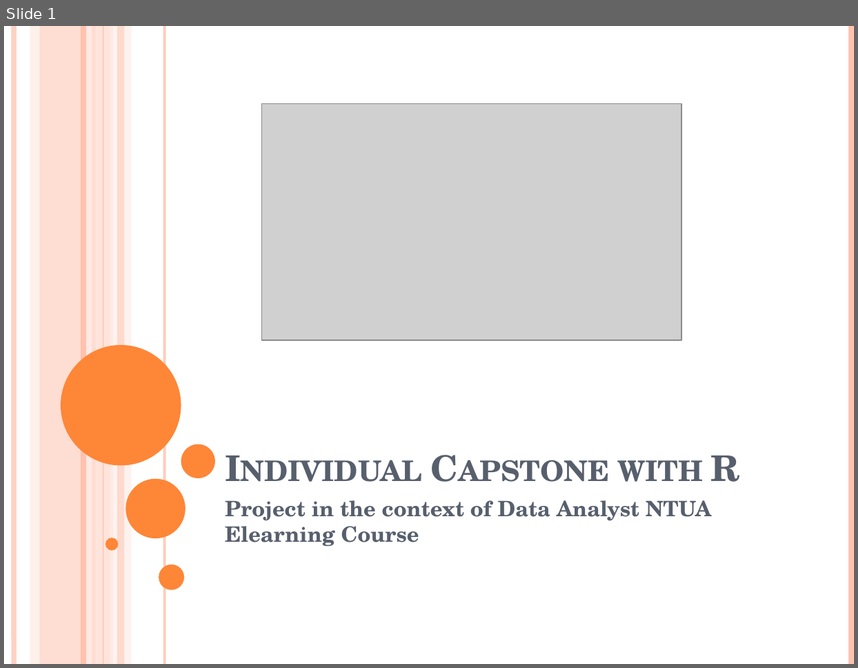
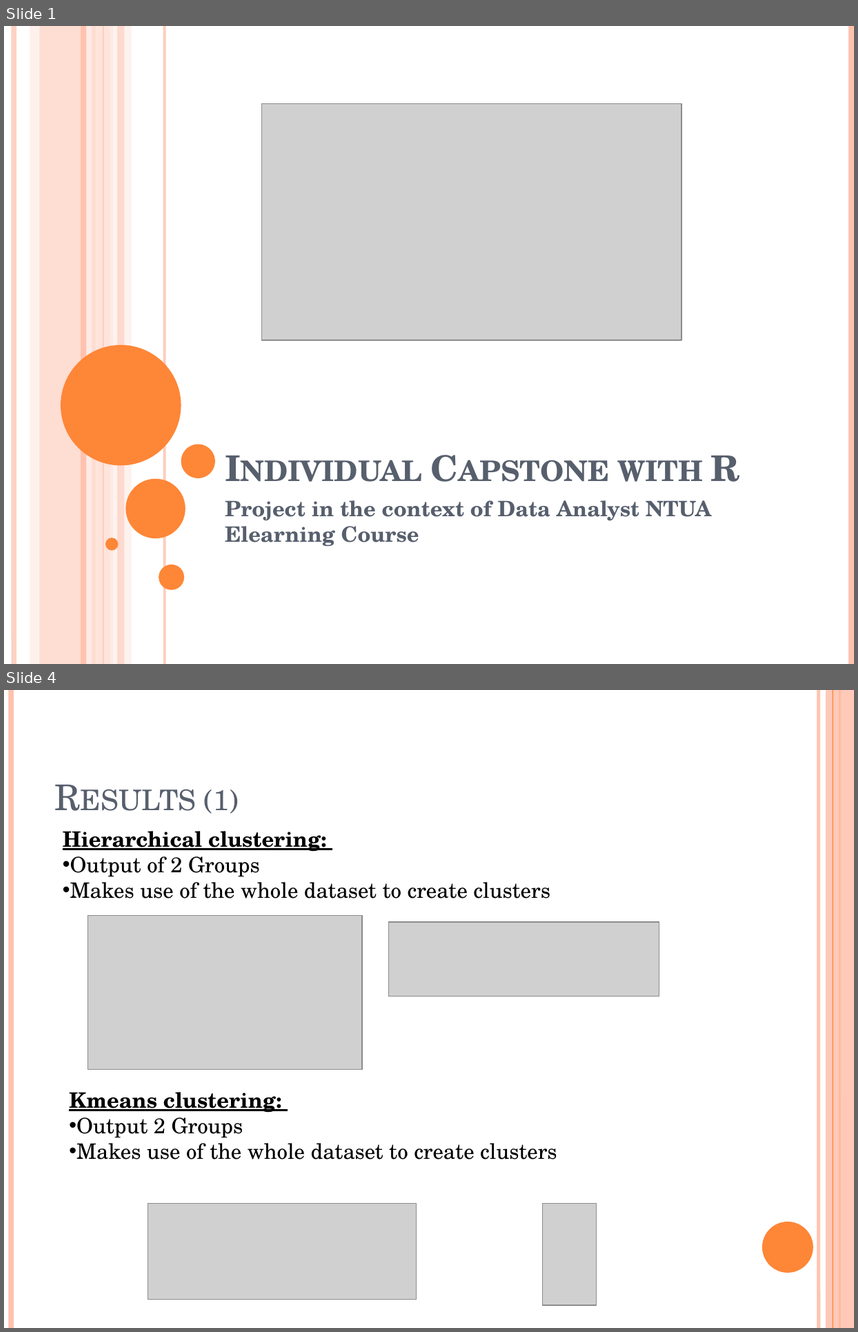
Before and after one commit to Vasilisdi/Data-Analyst-NTUA-Course---Vasileios-Dimitriou, a slide deck: Vasileios Dimitriou.pptx. Shown one above the other, each under a label of ours: slide 1 before the commit, slides 1 and 4 after it; the slides between them are not shown. The pictures are 858x668 and 858x1332 pixels, drawn with LibreOffice and Linux fonts; fonts in the diff are those of the drawing; grey boxes stand for pictures. Boxes give left, top, right and bottom in pixels: in the first picture for what was removed or moved away, otherwise in the second. Text is boxed around its words. In the diff, an @@ line names an element or a change of style, - is before the commit and + after.

```diff
--- a/Vasileios Dimitriou.pptx
+++ b/Vasileios Dimitriou.pptx
@@ slide 4 added at box(4, 690, 854, 1328), background #FFFFFF @@
@@ line added from (11, 690) to (11, 1328), #FEC3AE 4.5 pt @@
@@ line added from (818, 690) to (818, 1328), #FEC3AE 3 pt @@
@@ rectangle added at box(826, 690, 854, 1328), fill #FEC3AE at 87% opacity @@
@@ line added from (833, 690) to (833, 1328), #FE8637 0.75 pt @@
@@ line added from (840, 690) to (840, 1328), #FE8637 1.5 pt @@
@@ title added at box(204, 789, 239, 814), 30 pt, text #575F6D, small capitals @@
+Results (1)
@@ text added at box(63, 831, 550, 898), 18 pt, text #000000 @@
+Hierarchical clustering:
+• Output of 2 Groups
+• Makes use of the whole dataset to create clusters
@@ picture added at box(87, 915, 362, 1069) @@
@@ picture added at box(389, 922, 660, 997) @@
@@ text added at box(69, 1092, 557, 1159), 18 pt, text #000000 @@
+Kmeans clustering:
+• Output 2 Groups
+• Makes use of the whole dataset to create clusters
@@ picture added at box(148, 1203, 417, 1299) @@
@@ picture added at box(543, 1203, 597, 1305) @@
@@ ellipse added at box(762, 1221, 813, 1272), fill #FE8637 @@
```
Also in this commit, not shown: 1 slide changed, 2 other slides added, 1 slide removed, 2 other files.
